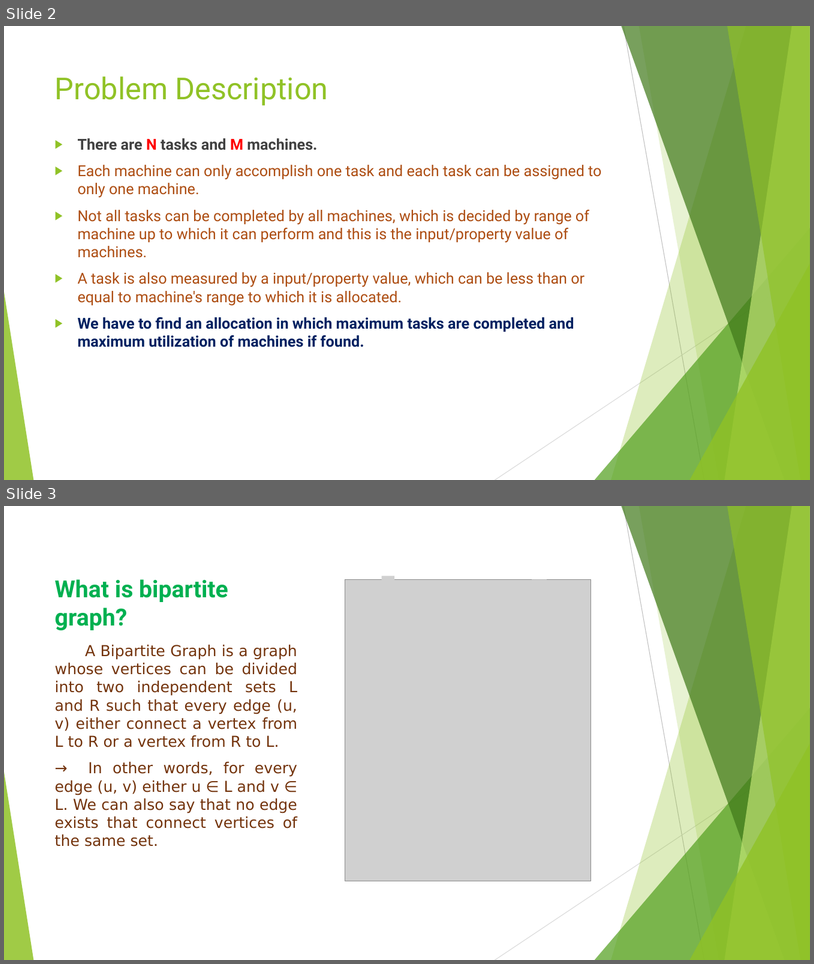
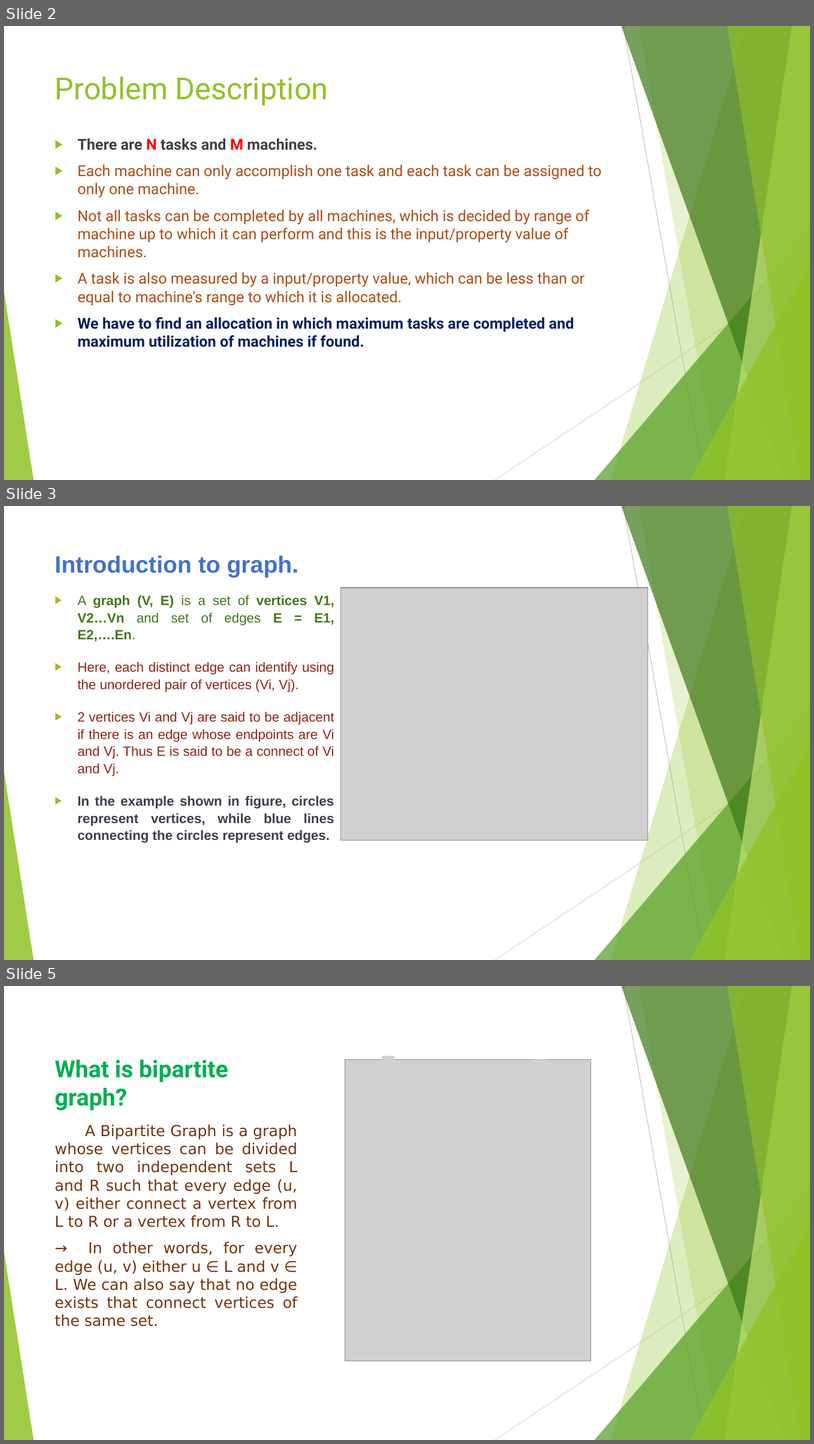
Before and after one commit to dhruv2803/DAA-Seminar, a slide deck: seminar.pptx. Shown one above the other, each under a label of ours: slides 2 and 3 before the commit, slides 2, 3 and 5 after it; the slides between them are not shown. The pictures are 814x964 and 814x1444 pixels, drawn with LibreOffice and Linux fonts; fonts in the diff are those of the drawing; grey boxes stand for pictures. Boxes give left, top, right and bottom in pixels: in the first picture for what was removed or moved away, otherwise in the second. Text is boxed around its words. In the diff, an @@ line names an element or a change of style, - is before the commit and + after.

```diff
--- a/seminar.pptx
+++ b/seminar.pptx
@@ slide 3 added at <box>4,506,810,960</box>, background #FFFFFF; not listed: 10 template elements that a slide beside it also shows @@
@@ title added at <box>55,555,299,577</box>, 28 pt, text #4472C4, bold @@
+Introduction to graph.
@@ text added at <box>78,595,335,843</box>, 16 pt, text #932313 @@
+▶ A graph (V, E) is a set of vertices V1, V2…Vn and set of edges E = E1, E2,….En.
+▶ Here, each distinct edge can identify using the unordered pair of vertices (Vi, Vj).
+▶ 2 vertices Vi and Vj are said to be adjacent if there is an edge whose endpoints are Vi and Vj. Thus E is said to be a connect of Vi and Vj.
+▶ In the example shown in figure, circles represent vertices, while blue lines connecting the circles represent edges.
@@ picture added at <box>341,588,648,840</box> @@
@@ what was slide 3 is now slide 5 @@
```
Also in this commit, not shown: 1 slide changed, 16 other slides added, 1 other file.
